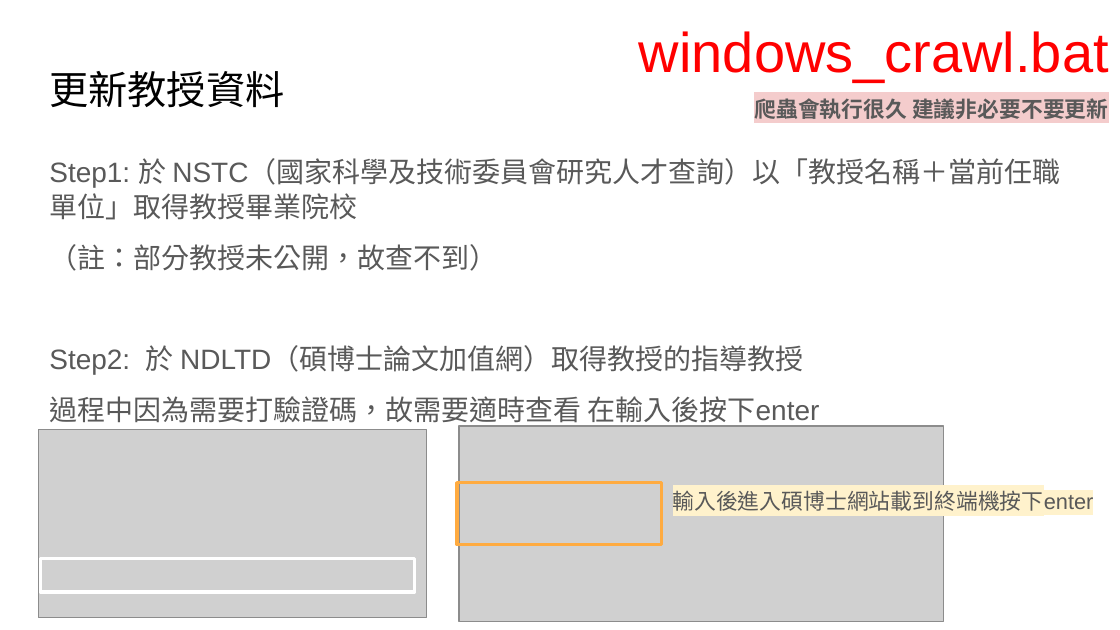
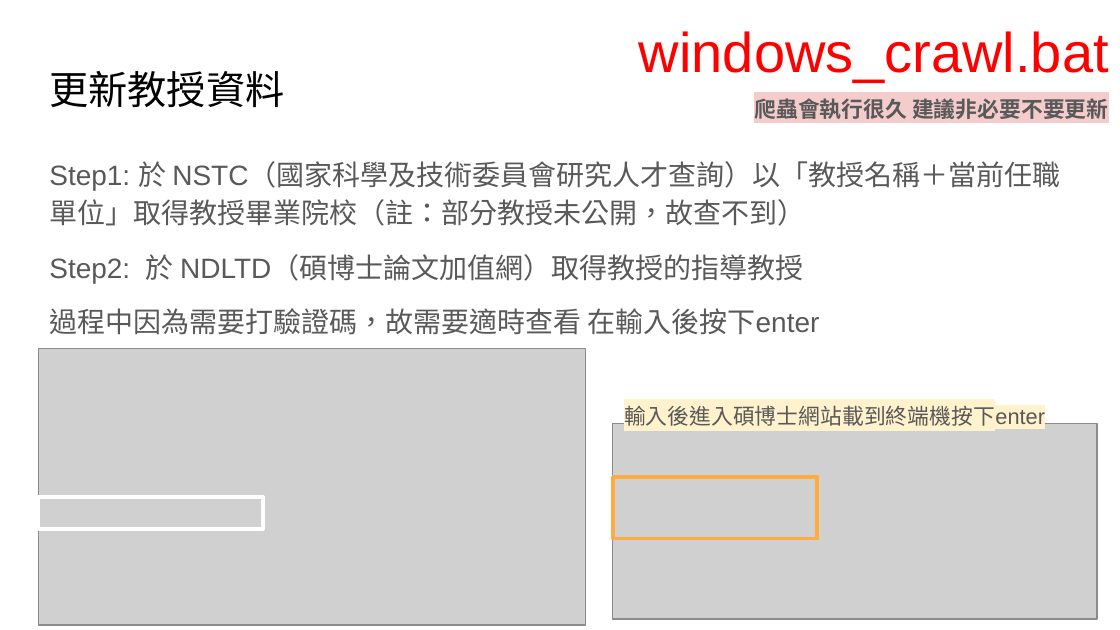
Before and after one commit to AnnaChen1228/MOST_committee, a slide deck: slide 26 of 國科會推薦委員操作手冊(V6).pptx. Drawn at 1120x630 pixels with LibreOffice and Linux fonts; fonts in the diff are those of the drawing; grey boxes stand for pictures. Boxes give left, top, right and bottom in pixels: in the first picture for what was removed or moved away, otherwise in the second. Text is boxed around its words. In the diff, an @@ line names an element or a change of style, - is before the commit and + after.

```diff
--- a/國科會推薦委員操作手冊(V6).pptx
+++ b/國科會推薦委員操作手冊(V6).pptx
@@ text at (49,161,1060,226): text changed @@
-Step1: 於 NSTC（國家科學及技術委員會研究人才查詢）以「教授名稱＋當前任職單位」取得教授畢業院校
-（註：部分教授未公開，故查不到）
+Step1: 於 NSTC（國家科學及技術委員會研究人才查詢）以「教授名稱＋當前任職單位」取得教授畢業院校（註：部分教授未公開，故查不到）
@@ text at (49,254,820,335): line spacing 1.05 to 1.15 @@
@@ picture added at (38,348,586,625) @@
@@ text "輸入後進入碩博士網站載到終端機按下enter": place and size @@
-text "輸入後進入碩博士網站載到終端機按下enter" at (673,488,1094,516)
+text "輸入後進入碩博士網站載到終端機按下enter" at (624,402,1045,430)
@@ picture removed at (38,429,427,617) @@
@@ picture: place and size @@
-picture at (459,426,943,620)
+picture at (613,424,1096,619)
@@ rectangle: place and size @@
-rectangle at (457,483,661,544)
+rectangle at (613,477,816,539)
@@ rectangle: place and size @@
-rectangle at (40,559,414,592)
+rectangle at (38,497,263,530)
```
Also in this commit, not shown: 4 other slides changed, 3 other files.
